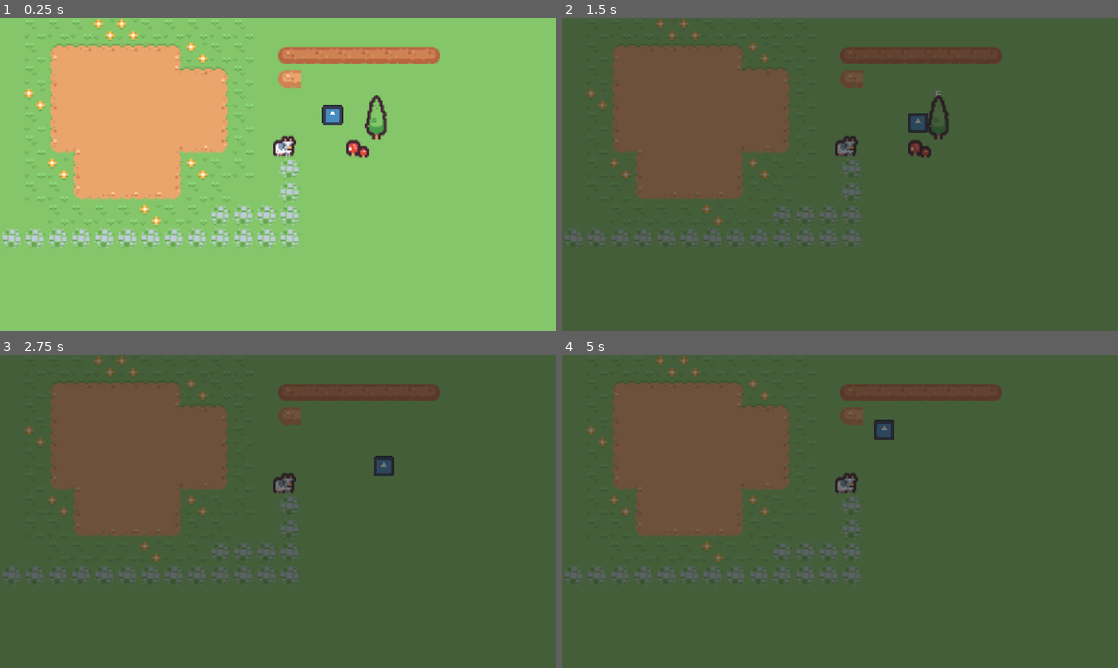
Above: before the commit, frames 1-4 (two rows, left to right).
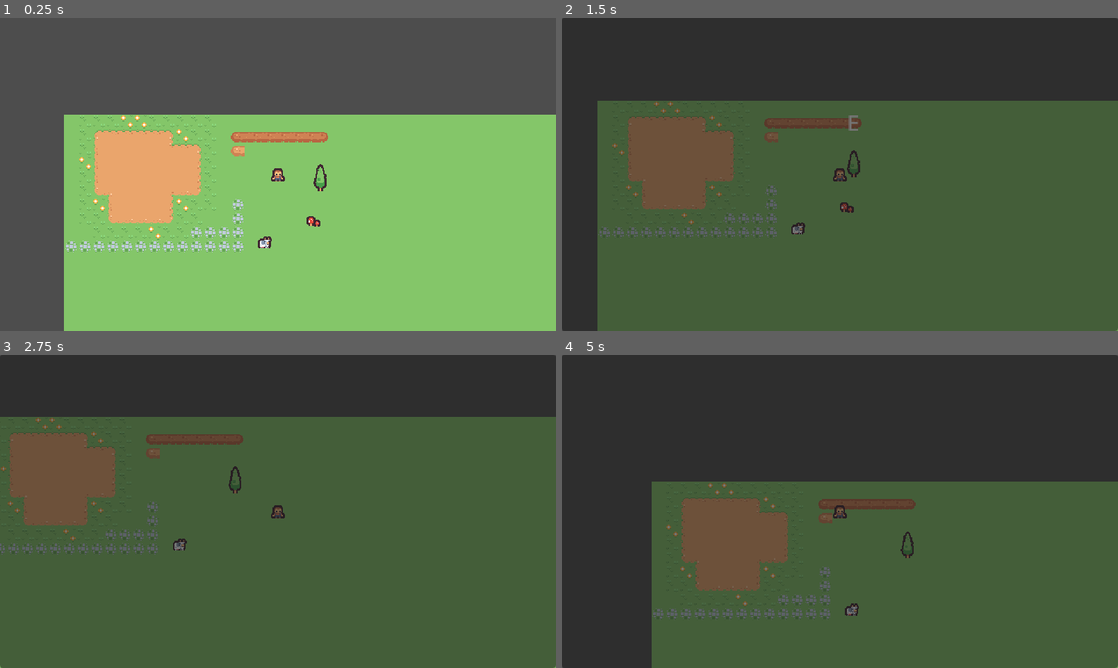
Above: after the commit, the same moments.

Repository: DeClaessens/incremental
Game: Godot game, scene res://scenes/main/main.tscn
Two runs of this game, one before a commit and one after it. Both use one fixed random seed, a clock stepped at 60 frames per second and the inputs below. The engine's default icon, where the game draws it, is replaced by a stand-in: a white triangle on a blue panel in a dark square.
Inputs:
- Up to frame 1 (0.25 s): no input
- Up to frame 2 (1.5 s): tap Enter at 0.5 s; hold Right (ui_right) 0.53-1.28 s; tap E at 0.6 s; hold Down (ui_down) from 1.28 s (still down); tap I at 1.35 s
- Up to frame 3 (2.75 s): release Down (ui_down) at 2.03 s; hold Right (ui_right) from 2.03 s (still down); tap E at 2.1 s
- Up to frame 4 (5 s): release Right (ui_right) at 2.78 s; hold Up (ui_up) 2.78-3.53 s; tap I at 2.85, 4.35 s; hold Left (ui_left) from 3.53 s (still down); tap E at 3.6 s

The runs differ from the first frame. In frame 1, 48% of the frame differs, in the area x 0-100%, y 0-100%; in frame 2, 39%; in frame 3, 32%; in frame 4, 57%.

Commit message:
chore: improve visuals using better project settings

Diff:
--- a/data/gatherables/Cow/Cow.tscn
+++ b/data/gatherables/Cow/Cow.tscn
@@ -9,7 +9,7 @@
 filter_clip = true
 
 [sub_resource type="RectangleShape2D" id="RectangleShape2D_25hu2"]
-size = Vector2(51, 47)
+size = Vector2(19, 16)
 
 [node name="GatherableVisualBase" unique_id=1056355337 instance=ExtResource("1_jranw")]
 
@@ -17,8 +17,8 @@
 texture = SubResource("AtlasTexture_8yji4")
 
 [node name="CollisionShape2D" parent="." index="1" unique_id=1988884281]
-position = Vector2(0.5, -0.5)
+position = Vector2(0.5, 0)
 shape = SubResource("RectangleShape2D_25hu2")
 
 [node name="CollisionShape2D" parent="DetectionBox" parent_id_path=PackedInt32Array(877755836) index="0" unique_id=1222035826]
-scale = Vector2(3.2800004, 2.9200006)
+scale = Vector2(1.2, 1.2000017)
--- a/data/gatherables/Mushroom/Mushroom.tscn
+++ b/data/gatherables/Mushroom/Mushroom.tscn
@@ -14,7 +14,7 @@
 texture = SubResource("AtlasTexture_txqrx")
 
 [node name="CollisionShape2D" parent="." index="1" unique_id=1988884281]
-scale = Vector2(2.3599987, 1.9600003)
+scale = Vector2(0.7683611, 0.5726355)
 
 [node name="CollisionShape2D" parent="DetectionBox" parent_id_path=PackedInt32Array(877755836) index="0" unique_id=1222035826]
-scale = Vector2(2.8799968, 2.6399999)
+scale = Vector2(0.9999995, 0.80000246)
--- a/data/gatherables/Tree/Tree.tscn
+++ b/data/gatherables/Tree/Tree.tscn
@@ -14,8 +14,8 @@
 texture = SubResource("AtlasTexture_qhfnu")
 
 [node name="CollisionShape2D" parent="." index="1" unique_id=1988884281]
-position = Vector2(0, 23)
-scale = Vector2(2.1170492, 2.2702312)
+position = Vector2(0, 8)
+scale = Vector2(0.8368966, 0.8086694)
 
 [node name="CollisionShape2D" parent="DetectionBox" parent_id_path=PackedInt32Array(877755836) index="0" unique_id=1222035826]
-scale = Vector2(2.5999994, 5.119999)
+scale = Vector2(1.0494785, 1.827655)
--- a/project.godot
+++ b/project.godot
@@ -21,8 +21,13 @@
 
 [display]
 
-window/stretch/mode="canvas_items"
+window/size/viewport_width=640
+window/size/viewport_height=360
+window/size/window_width_override=4000
+window/size/window_height_override=3024
+window/stretch/mode="viewport"
 window/stretch/aspect="expand"
+window/stretch/scale_mode="integer"
 
 [input]
 
@@ -65,4 +70,6 @@
 
 [rendering]
 
+textures/canvas_textures/default_texture_filter=0
 rendering_device/driver.windows="d3d12"
+2d/snap/snap_2d_transforms_to_pixel=true
--- a/scenes/gatherable/GatherableVisualBase.tscn
+++ b/scenes/gatherable/GatherableVisualBase.tscn
@@ -10,7 +10,6 @@
 [node name="GatherableVisualBase" type="StaticBody2D" unique_id=1119546423]
 
 [node name="Sprite2D" type="Sprite2D" parent="." unique_id=2010971739]
-scale = Vector2(3, 3)
 texture = SubResource("AtlasTexture_6q4g5")
 
 [node name="CollisionShape2D" type="CollisionShape2D" parent="." unique_id=1988884281]
--- /dev/null
+++ b/scenes/main/camera_2d.gd
@@ -0,0 +1,12 @@
+extends Camera2D
+
+@export var target: Node2D
+# Called when the node enters the scene tree for the first time.
+func _ready() -> void:
+	pass # Replace with function body.
+
+
+# Called every frame. 'delta' is the elapsed time since the previous frame.
+func _process(delta: float) -> void:
+	if target:
+		global_position = target.global_position
--- a/scenes/main/main.tscn
+++ b/scenes/main/main.tscn
@@ -7,6 +7,7 @@
 [ext_resource type="Resource" uid="uid://ybmpm222vdqy" path="res://data/gatherables/Tree/tree.tres" id="5_6q06x"]
 [ext_resource type="Resource" uid="uid://dgtmuaex7li0b" path="res://data/gatherables/Mushroom/mushroom.tres" id="6_ow5a4"]
 [ext_resource type="Resource" uid="uid://0gmmkfmmwyrs" path="res://data/gatherables/Cow/cow.tres" id="7_hujxm"]
+[ext_resource type="Script" uid="uid://clv7bs4v7hnpc" path="res://scenes/main/camera_2d.gd" id="8_yyfjg"]
 
 [node name="Node2D" type="Node2D" unique_id=1378053686]
 script = ExtResource("1_iuonh")
@@ -14,16 +15,21 @@
 [node name="World" parent="." unique_id=685024287 instance=ExtResource("3_k2fmo")]
 
 [node name="Player" parent="." unique_id=94335809 instance=ExtResource("2_k2fmo")]
-position = Vector2(689, 201)
+position = Vector2(246, 69)
 
 [node name="Gatherable" parent="." unique_id=384069494 instance=ExtResource("4_l3cfh")]
-position = Vector2(780, 207)
+position = Vector2(295, 73)
 gatherableResource = ExtResource("5_6q06x")
 
 [node name="Gatherable2" parent="." unique_id=1782607159 instance=ExtResource("4_l3cfh")]
-position = Vector2(741, 271)
+position = Vector2(287, 123)
 gatherableResource = ExtResource("6_ow5a4")
 
 [node name="Gatherable3" parent="." unique_id=39523026 instance=ExtResource("4_l3cfh")]
-position = Vector2(589, 265)
+position = Vector2(231, 147)
 gatherableResource = ExtResource("7_hujxm")
+
+[node name="Camera2D" type="Camera2D" parent="." unique_id=943992354 node_paths=PackedStringArray("target")]
+position = Vector2(250, 65)
+script = ExtResource("8_yyfjg")
+target = NodePath("../Player")
--- a/scenes/player/Player.tscn
+++ b/scenes/player/Player.tscn
@@ -1,27 +1,39 @@
 [gd_scene format=3 uid="uid://67tcpy8eb4ly"]
 
 [ext_resource type="Script" uid="uid://d2cojpfftxt6" path="res://scenes/player/player.gd" id="1_c3xxp"]
-[ext_resource type="Texture2D" uid="uid://dp1lfgcdtru26" path="res://icon.svg" id="1_wr5hl"]
 [ext_resource type="PackedScene" uid="uid://4u2mdidnrcw5" path="res://components/movement_input/MovementInputComponent.tscn" id="2_4kuee"]
+[ext_resource type="Texture2D" uid="uid://dcsyh6h1q50ft" path="res://public_assets/kenney_tiny-farm/Tilemap/tilemap_packed.png" id="2_npwbq"]
 [ext_resource type="PackedScene" uid="uid://domf0eox5t28a" path="res://components/movement/MovementComponent.tscn" id="3_524rm"]
 [ext_resource type="Script" uid="uid://d2mrpahmwxn0l" path="res://scenes/player/character_stats.gd" id="3_tpg5x"]
 [ext_resource type="PackedScene" uid="uid://bimb5vba562pt" path="res://components/inventory/InventoryComponent.tscn" id="5_tpg5x"]
 [ext_resource type="PackedScene" uid="uid://w7k6y4pt0vnb" path="res://components/inventory_ui/InventoryUIComponent.tscn" id="7_npwbq"]
+
+[sub_resource type="AtlasTexture" id="AtlasTexture_npwbq"]
+atlas = ExtResource("2_npwbq")
+region = Rect2(0, 144, 16, 16)
 
 [sub_resource type="Resource" id="Resource_6nll1"]
 script = ExtResource("3_tpg5x")
 metadata/_custom_type_script = "uid://d2mrpahmwxn0l"
 
 [sub_resource type="RectangleShape2D" id="RectangleShape2D_eae6q"]
-size = Vector2(42, 42)
+size = Vector2(16, 16)
+
+[sub_resource type="Animation" id="Animation_npwbq"]
+resource_name = "walking"
+length = 2.0
+
+[sub_resource type="AnimationLibrary" id="AnimationLibrary_v42im"]
+_data = {
+&"walking": SubResource("Animation_npwbq")
+}
 
 [node name="Player" type="CharacterBody2D" unique_id=385618123 node_paths=PackedStringArray("inventory_component")]
 script = ExtResource("1_c3xxp")
 inventory_component = NodePath("InventoryComponent")
 
 [node name="Icon" type="Sprite2D" parent="." unique_id=1894765434]
-scale = Vector2(0.328125, 0.328125)
-texture = ExtResource("1_wr5hl")
+texture = SubResource("AtlasTexture_npwbq")
 
 [node name="InputComponent" parent="." unique_id=42552125 node_paths=PackedStringArray("character") instance=ExtResource("2_4kuee")]
 character = NodePath("..")
@@ -37,3 +49,6 @@
 
 [node name="InventoryUiComponent" parent="." unique_id=1078114451 node_paths=PackedStringArray("inventory_component") instance=ExtResource("7_npwbq")]
 inventory_component = NodePath("../InventoryComponent")
+
+[node name="AnimationPlayer" type="AnimationPlayer" parent="." unique_id=1358385953]
+libraries/ = SubResource("AnimationLibrary_v42im")
--- a/scenes/world/World.tscn
+++ b/scenes/world/World.tscn
@@ -5,6 +5,5 @@
 [node name="World" type="Node2D" unique_id=685024287]
 
 [node name="Ground" type="TileMapLayer" parent="." unique_id=1388337928]
-scale = Vector2(3, 3)
 tile_map_data = PackedByteArray("AAAAAAAAAQAAAAAAAAAAAAEAAQAAAAAAAAAAAAIAAQAAAAAAAAAAAAMAAQAAAAAAAAAAAAQAAQAAAAAAAAAAAA …(47808 unchanged characters)…
 tile_set = ExtResource("1_5qbjp")
Not shown, added: scenes/main/camera_2d.gd.uid
